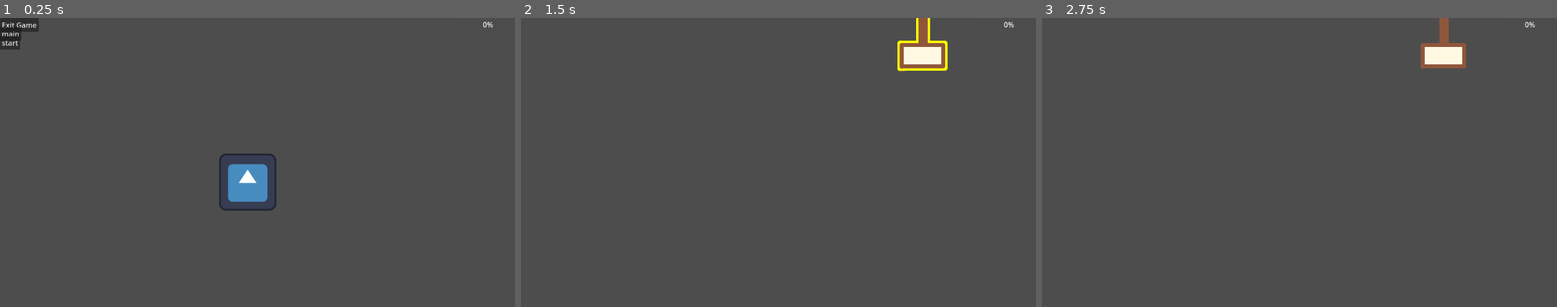
Above: before the commit, frames 1-3 (left to right).
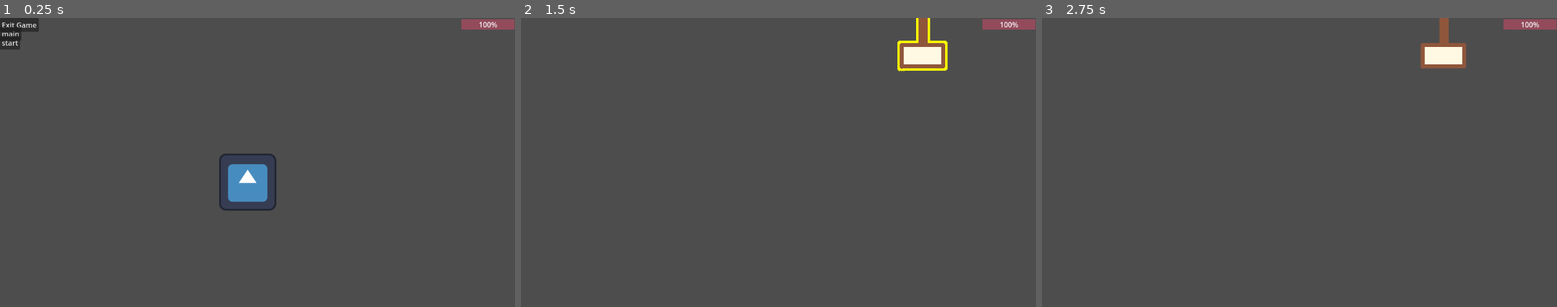
Above: after the commit, the same moments.

Repository: msharma2026/Grocers-Gauntlet
Game: Godot game, scene res://scenes/game.tscn
The game is run twice, just before and just after one commit, with the same random seed, the same clock (stepped at 60 frames per second) and the same inputs. The engine's default icon, where the game draws it, is replaced by a stand-in: a white triangle on a blue panel in a dark square.
Inputs (mouse positions are in pixels of both pictures, inside the frame that each line leads up to):
- Up to frame 1 (0.25 s): no input
- Up to frame 2 (1.5 s): click "start" at 0.5 s; tap Enter at 1.25 s; move the mouse to (922, 44) at 1.27 s; click (922, 44) at 1.42 s
- Up to frame 3 (2.75 s): tap Space at 2 s; move the mouse to (1196, 176) at 2.02 s; click (1196, 176) at 2.17 s

The runs differ from the first frame. In frame 1, 0.4% of the frame differs, in the area x 89-100%, y 0-5%; in frame 2, 0.4%; in frame 3, 0.4%.

Commit message:
Health bar fixed, properly initializes, need to make it only appear after starting later

Diff:
--- a/GodotFiles/scripts/game.gd
+++ b/GodotFiles/scripts/game.gd
@@ -20,6 +20,7 @@
 
 func _ready() -> void:
 	player.health_updated.connect(health_bar.update_health_bar)
+	health_bar.update_health_bar(player.game_state.health_percentage, 100)
 	_change_screen("main_menu")
 
 # Checks if 'Escape' key was pressed to bring up the pause menu
--- a/GodotFiles/scripts/game_state.gd
+++ b/GodotFiles/scripts/game_state.gd
@@ -12,7 +12,7 @@
 
 # Player stats
 var current_status: int
-var health_percentage: int
+var health_percentage: int = 100
 var charisma: int
 var dexterity: int
 var defense: int
--- a/GodotFiles/scripts/health_bar.gd
+++ b/GodotFiles/scripts/health_bar.gd
@@ -2,10 +2,10 @@
 class_name HealthBar
 extends ProgressBar
 
-var max_health_value: float
-var health_value: float
+#var max_health_value: int
+#var health_value: int
 
 
-func update_health_bar(new_health: float, new_max_health: float) -> void:
-	max_health_value = new_max_health
-	health_value = new_health
+func update_health_bar(new_health: int, new_max_health: int) -> void:
+	max_value = new_max_health
+	value = new_health
--- a/GodotFiles/scripts/player.gd
+++ b/GodotFiles/scripts/player.gd
@@ -2,16 +2,14 @@
 class_name Player
 extends CharacterBody2D
 
-@export var health: float = 100.0
-@export var max_health: float = 100.0
+@export var max_health: int = 100.0
 
 signal health_updated(new_health, max_health)
 
 @onready var _player: AnimatedSprite2D = $AnimatedSprite2D
-
+@onready var game_state: GameState = get_node("/root/game_data")
 
 func _ready() -> void:
-	health_updated.emit(game_data.health_percentage, 100)
 	pass
 
 
@@ -24,7 +22,7 @@
 
 
 func take_damage(amount: float) -> void:
-	health -= amount
+	game_state.health_percentage -= amount
 	# Prevents health being negative
-	health = clampf(health, 0, max_health)
-	health_updated.emit(health, max_health)
+	game_state.health_percentage = clampf(game_state.health_percentage, 0, max_health)
+	health_updated.emit(game_state.health_percentage, max_health)
